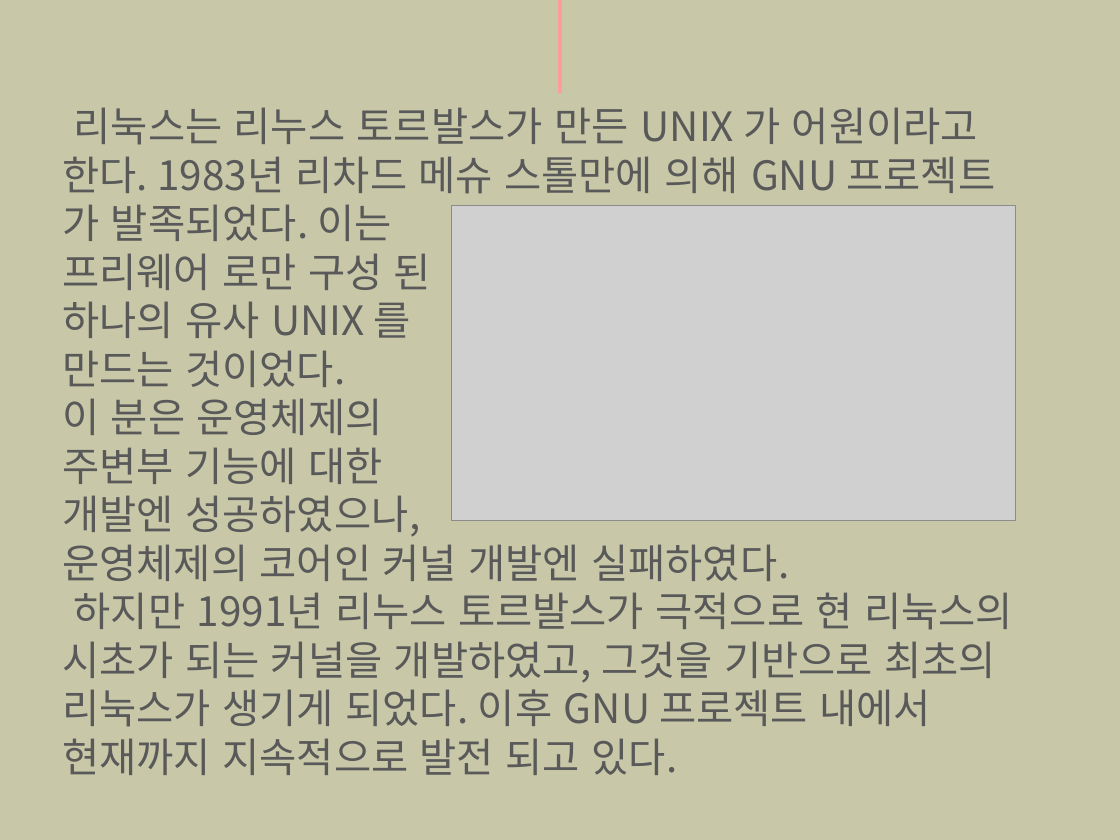
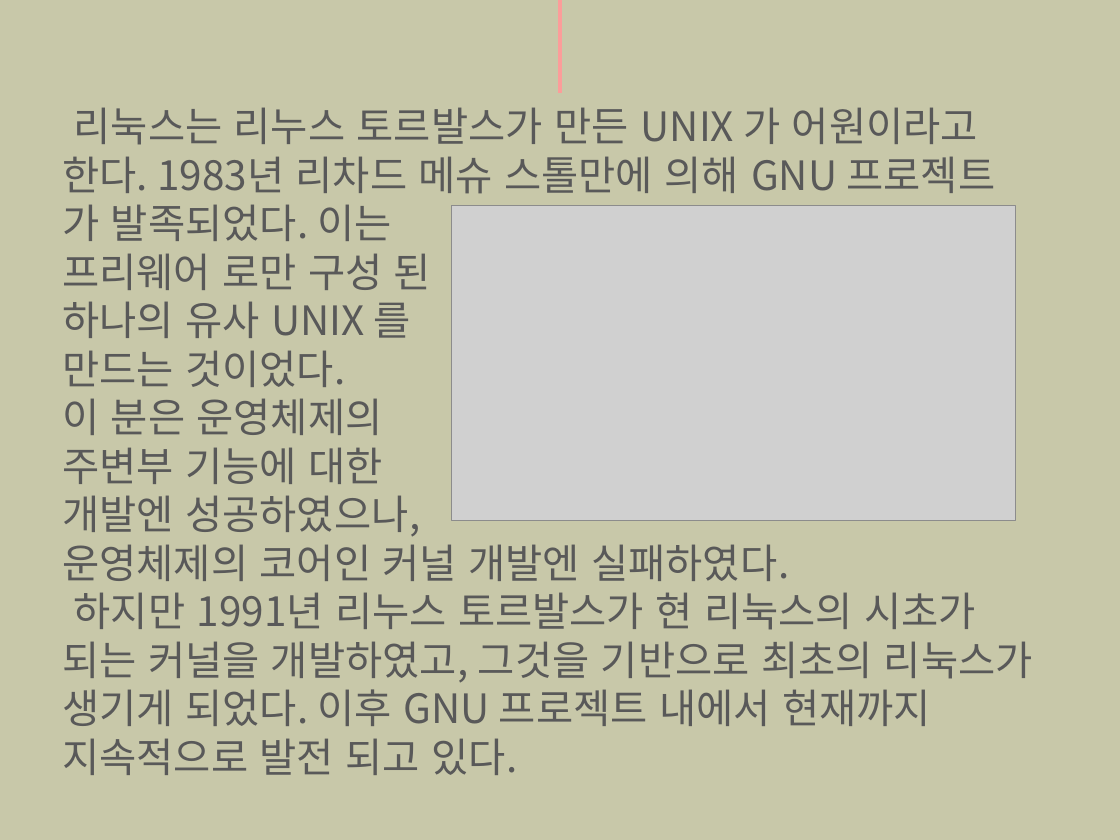
Before and after one commit to Runtym/osf-homework, a slide deck: slide 5 of src/kangyoungjun/[H4]리눅스.pptx (slide 4 before the commit). Drawn at 1120x840 pixels with LibreOffice and Linux fonts; fonts in the diff are those of the drawing; grey boxes stand for pictures. Boxes give left, top, right and bottom in pixels: in the first picture for what was removed or moved away, otherwise in the second. Text is boxed around its words. In the diff, an @@ line names an element or a change of style, - is before the commit and + after.

```diff
--- a/src/kangyoungjun/[H4]리눅스.pptx
+++ b/src/kangyoungjun/[H4]리눅스.pptx
@@ text at <box>62,592,1033,775</box>: text changed @@
-하지만 1991년 리누스 토르발스가 극적으로 현 리눅스의
-시초가 되는 커널을 개발하였고, 그것을 기반으로 최초의 리눅스가 생기게 되었다. 이후 GNU 프로젝트 내에서 현재까지 지속적으로 발전 되고 있다.
+하지만 1991년 리누스 토르발스가 현 리눅스의 시초가 되는 커널을 개발하였고, 그것을 기반으로 최초의 리눅스가 생기게 되었다. 이후 GNU 프로젝트 내에서 현재까지 지속적으로 발전 되고 있다.
```
Also in this commit, not shown: 1 other slide changed, 4 slides added.
